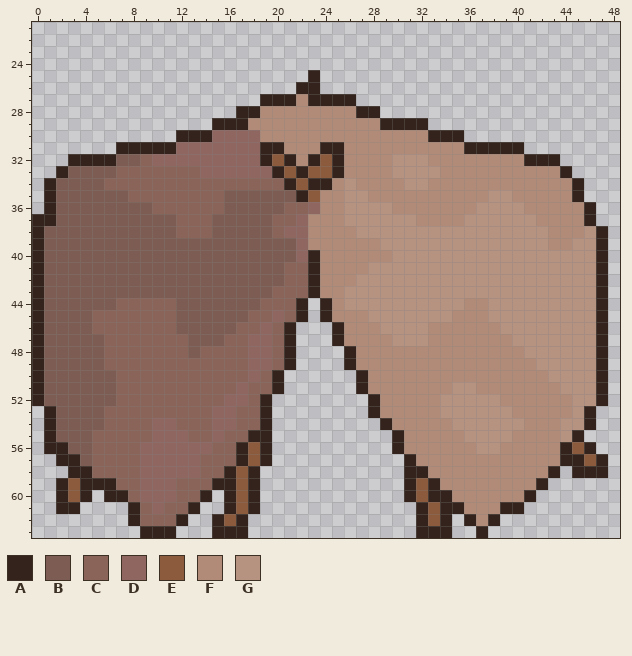
Pixel-art sprite, stored at Assets/Content/Entities/fur_tent/fur_tent.png. Above, as it was before the edit.
The file is 64x64 pixels. Colours within 5 levels of each other are drawn and written as one. Shown: x 0..48, y 21..63.
Palette (. is transparent): A #34231d  B #7d5d53  C #8a6459  D #8f6760  E #8c5b3e  F #b28b78  G #b69281
Pixels before, first column x 0:
25 .......................A........................
26 ......................AA........................
27 ...................AAAFAAAA.....................
28 .................AAFFFFFFFFAA...................
29 ...............AAAFFFFFFFFFFFAAAA...............
30 ............AAADDDDFFFFFFFFFFFFFFAAA............
31 .......AAAAADDDDDDDAAFFFAAFFFFFFFFFFAAAAA.......
32 ...AAAABBCDDDDDDDDDAEAFAEAFFFFGGGFFFFFFFFAAA....
33 ..ABBBBCCCCCCCDDDDDDAEAEEAFFFFGGGGFFFFFFFFFFA...
34 .ABBBBCCCCCCCCCCCCCCCAEAAFGFFFFGGFFFFFFFFFFFFA..
35 .ABBBBBBCCCCCCCCBBBBBBAEFFGGFFFFFFFFFFGGFFFFFA..
36 .ABBBBBBBBCCCCCCBBBBBCCDFFGGGGFFFFFFFGGGGFFFFFA.
37 AABBBBBBBBBBCCCBBBBBCCDFFFGGGGGGFFFFGGGGGGFFFFA.
38 ABBBBBBBBBBBCCCBBBBBCDDFFFFGGGGGGGGGGGGGGGGFFFGA
39 ABBBBBBBBBBBBBBBBBBBBBDFFFFFFGGGGGGGGGGGGGGFFGGA
40 ABBBBBBBBBBBBBBBBBBBBBDAFFFFFFGGGGGGGGGGGGGGGGGA
41 ABBBBBBBBBBBBBBBBBBBBCCAFFFFGGGGGGGGGGGGGGGGGGGA
42 ABBBBBBBBBBBBBBBBBBBBCCAFFFGGGGGGGGGGGGGGGGGGGGA
43 ABBBBBBBBBBBBBBBBBBBCCCAFFGGGGGGGGGGGGGGGGGGGGGA
44 ABBBBBBCCCCCBBBBBBBCCCA.AFGGGGGGGGGGFFGGGGGGGGGA
45 ABBBBCCCCCCCBBBBBBCCDCA.AFFFGGGGGGGFFFGGGGGGGGGA
46 ABBBBCCCCCCCBBBBBCCDCA...AFFFGGGGFFFFFFGGGGGGGGA
47 ABBBBBCCCCCCCBBBCCDDCA...AFFFFGGGFFFFFFFGGGGGGGA
48 ABBBBBCCCCCCCBCCCCDDCA....AFFFFFFFFFFFFFFGGGGGGA
49 ABBBBBCCCCCCCCCCCCDDCA....AFFFFFFFFFFFFFFFGGGGGA
50 ABBBBBBCCCCCCCCCCCDCA......AFFFFFFFFFFFFFFFGGGGA
51 ABBBBBBCCCCCCCCCCDCCA......AFFFFFFFGGFFFFFFFGGGA
52 ABBBBBBCCCCCCCCCDDCA........AFFFFFGGGGGFFFFFFGGA
53 .ABBBBCCCCCCCCCDDCCA........AFFFFFGGGGGGFFFFFGA.
54 .ABBBBCCCCDDCCCDDCCA.........AFFFFFGGGGGGFFFGGA.
55 .ABBBCCCCCDDDCCDCCAA..........AFFFFFGGGGFFFFGA..
56 .AABBCCCCDDDDDDCCAEA..........AFFFFFFGGFFFFFAEA.
57 ..AABCCCCDDDDDCCCAEA...........AFFFFFFFFFFFFAAEA
58 ...AACCCCDDDDDCCAEA............AAFFFFFFFFFFA.AAA
59 ..AEAAACCDDDCCCAAEA............AEAFFFFFFFFA.....
60 ..AEA.AACDDDCCA.AEA............AEAAFFFFFFA......
61 ..AA....ACDCCA..AEA.............AEAAFFFAA.......
62 ........ACCCA..AEA..............AEA.AFA.........
63 .........AAA...AAA..............AAA..A..........
After:
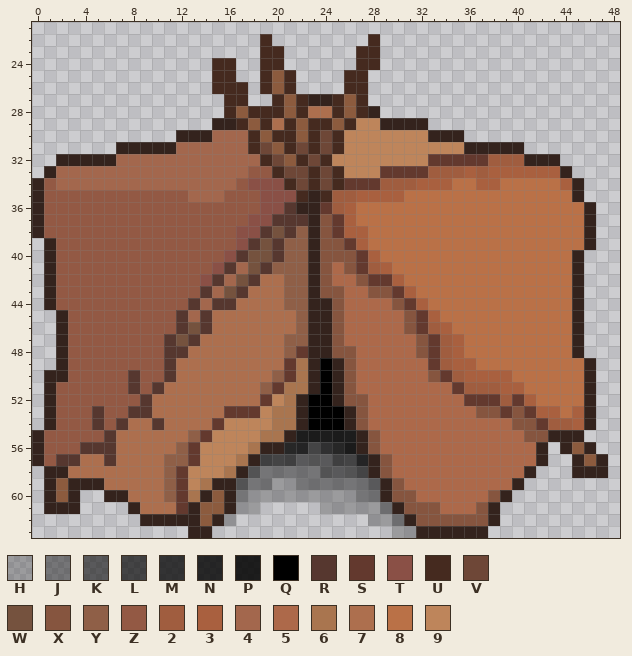
Colours new in this view: H #0000003e  J #0000006d  K #00000090  L #000000ab  M #000000bf  N #000000cf  P #000000db  Q #000000  R #56372f  S #63392e  T #8a5046  U #452a1f  V #6e4737  W #75523e  X #86553f  Y #8f5f47  Z #935944  2 #a05d3f  3 #a9603f  4 #a3674d  5 #ad694a  6 #a9754f  7 #ad6f4e  8 #ba7147  9 #be855b
Edits made:
Changed rows in their new state; - is an unchanged pixel.
first column x 0:
22 -------------------U--------U-------------------
23 -------------------UU------UU-------------------
24 ---------------UU--UU------UU-------------------
25 ---------------UU--UEU-.--UU--------------------
26 ---------------UUU-UEU..--UU--------------------
27 ----------------UU-.UEU--UEU--------------------
28 ----------------UEUUUEU77UEU--------------------
29 -----------------UEU7UEUUEU99-------------------
30 ---------------444UEUUEUVU9999999---------------
31 ------------444444UVEUVUVU9999999999------------
32 --A----444444444444UVEUVU99999999SSSSS222-------
33 -A4444444444444444ZZUVVUVU999SSSS22232333333----
34 AZ444444444444444ZTTTUVUVUSSS2223338833888883---
35 AZZZZZZZZZZZZ444ZZZTTTUAU22333388888888888888---
36 AZZZZZZZZZZZZZZZZZZTTRAAS238888888888888888888--
37 -ZZZZZZZZZZZZZZZZZTTRRRAXS38888888888888888888--
38 -ZZZZZZZZZZZZZZZZTTRWRYAXS33888888888888888888A.
39 .AZZZZZZZZZZZZZZZTRWRYYAXXS3888888888888888888A.
40 .AZZZZZZZZZZZZZZTRWWRYY-XXXS38888888888888888A..
41 .AZZZZZZZZZZZZZTR4WRYYY-X5XS23888888888888888A..
42 .AZZZZZZZZZZZZTR4WR77YY-X55XSS388888888888888A..
43 .AZZZZZZZZZZZZR4WR777YY-XX55XXS38888888888888A..
44 .AZZZZZZZZZZZR4RR7777YYA-X5555XS3888888888888A..
45 ..AZZZZZZZZZR4R7777777YA-X55555XS388888888888A..
46 ..AZZZZZZZZZRWR7777777YAAX55555XS238888888888A..
47 ..AZZZZZZZZRWR7777777YYAAX555555XS23888888888A..
48 ..AZZZZZZZZRR77777777YSAAXX55555XS23888888888A..
49 ..AZZZZZZZZR777777777S6AQAX555555S233888888888A.
50 .AAZZZZZRZZR77777777YS6AQAX555555XS23333888888A.
51 .AZZZZZZRZR77777777YS66AQAX55555555S2223388888A.
52 .AZZZZZZZR777777777S96AQQAXX55555555SSS2S38888A.
53 --ZZZRZZRR777777SSS966AQQQAX555555555XXSXS3383--
54 --ZZZRZR77R7777S999966AQQQAX555555555555XXS223--
55 AZZZZZR777777YS999966APPPPPAX555555555555XXAA---
56 AZZZRRR77777YS99996-ANNLMNPAX5555555555555A.----
57 AZRR77R7777YYS9996ALLLKKKLLNAX555555555555A..---
58 -AA77777777YS9996AKJJJJJKKKLAX55555555555A..----
59 -AEA--77777YS96--KJJHHJJJJJJKAX555555555A..-----
60 -AEA.---777YS6-E-JHHHHHHHHHJJAXX555555XA..------
61 -A-------777S-EE-HH-----HHHHHJAXXX555XA..-------
62 --------.AAA-AE-H.----------HHJAXXXXXX----------
63 ---------...-AA...------------HH---AA-----------
